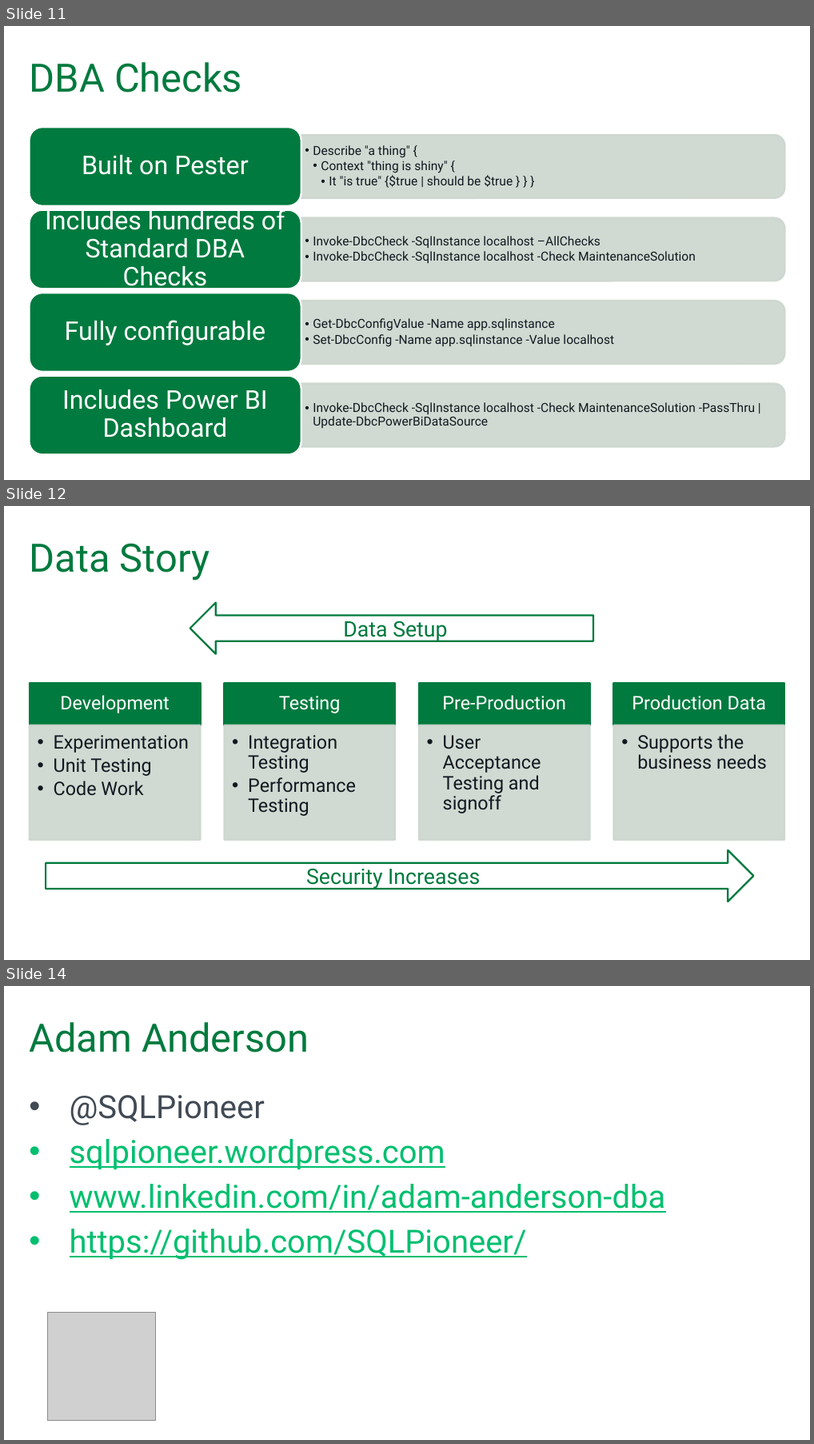
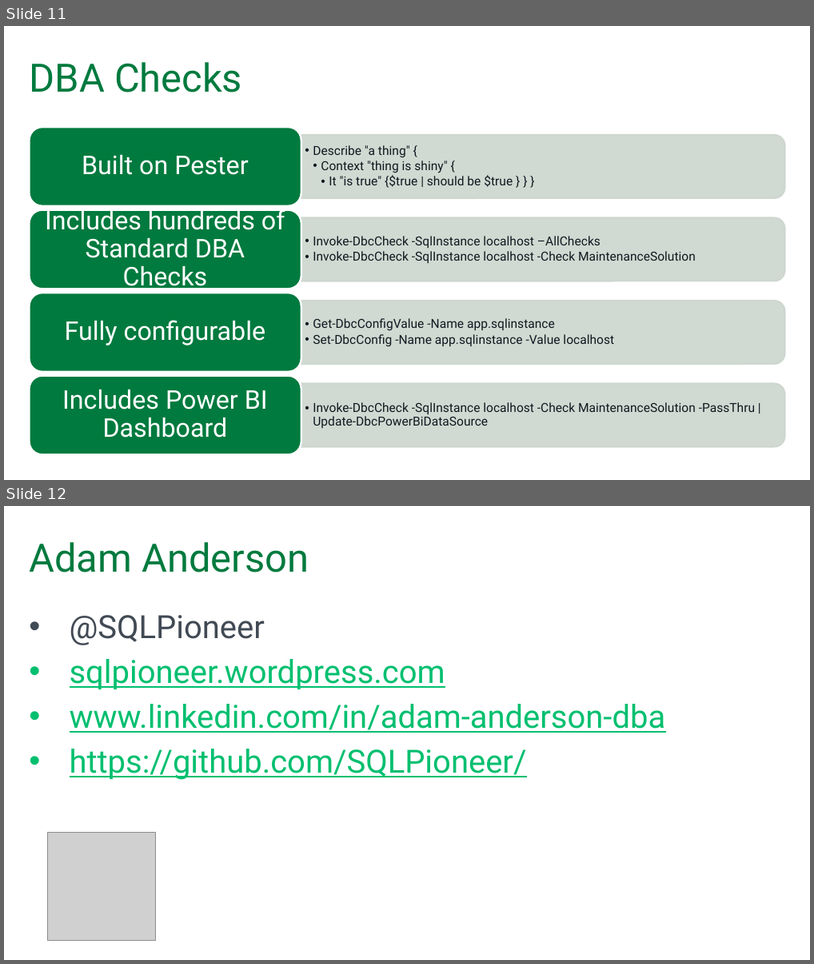
Before and after one commit to SQLPioneer/Presentations, a slide deck: TestingBasics/Database Testing.pptx. Shown one above the other, each under a label of ours: slides 11, 12 and 14 before the commit, slides 11 and 12 after it; the slides between them are not shown. The pictures are 814x1444 and 814x964 pixels, drawn with LibreOffice and Linux fonts; fonts in the diff are those of the drawing; grey boxes stand for pictures; background and template pictures are left out. Boxes give left, top, right and bottom in pixels: in the first picture for what was removed or moved away, otherwise in the second. Text is boxed around its words. In the diff, an @@ line names an element or a change of style, - is before the commit and + after.

Commit message:
Final Testing run modifications

```diff
--- a/TestingBasics/Database Testing.pptx
+++ b/TestingBasics/Database Testing.pptx
@@ slide 12 removed at box(4, 506, 810, 960), background #FFFFFF @@
@@ title removed at box(30, 543, 210, 580) @@
-Data Story
@@ left arrow removed at box(190, 603, 594, 654) @@
-Data Setup
@@ group removed at box(30, 683, 785, 840): 8 rectangles, 8 texts @@
-Production Data
-  • Supports the business needs
-Pre-Production
-  • User Acceptance Testing and signoff
-Testing
-  • Integration Testing
-  • Performance Testing
-Development
-  • Experimentation
-  • Unit Testing
-  • Code Work
@@ right arrow removed at box(46, 850, 754, 901) @@
-Security Increases
@@ what was slide 14 is now slide 12 @@
```
Also in this commit, not shown: 1 other slide removed, 3 other files.
